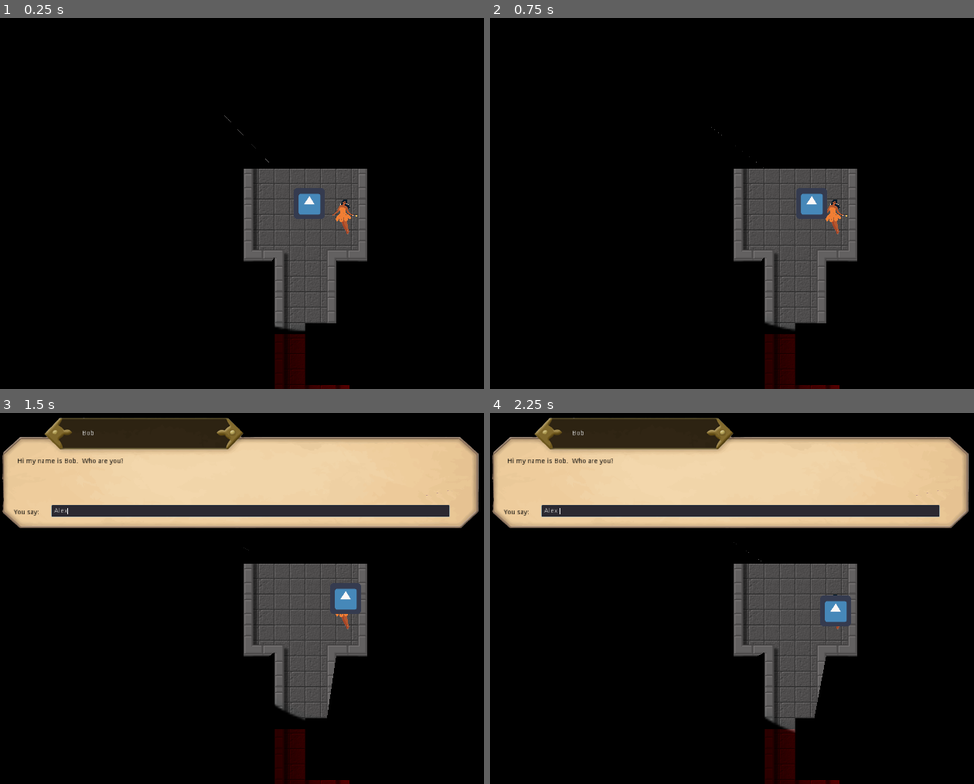
Above: before the commit, frames 1-4 (two rows, left to right).
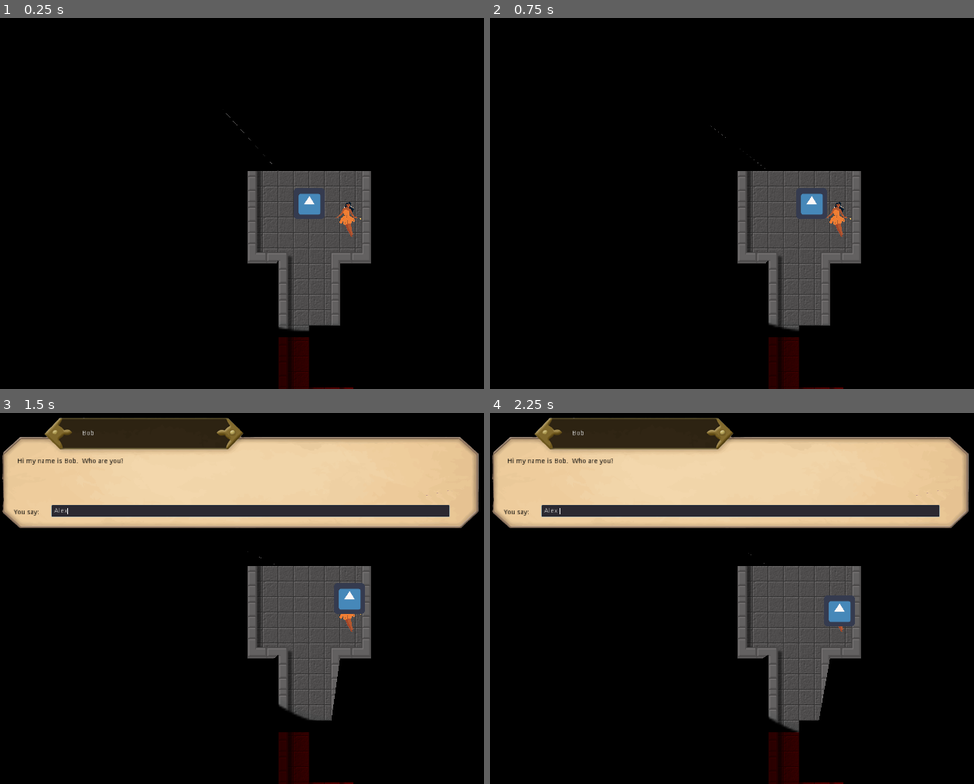
Above: after the commit, the same moments.

Repository: crpalmer/tile-game
Game: Godot game, scene res://Dungeon/Dungeon.tscn
Same seed, same stepped clock (60 frames per second), same inputs: the game is played once before the commit and once after it. The project has no main scene, so this scene is started directly. The engine's default icon, where the game draws it, is replaced by a stand-in: a white triangle on a blue panel in a dark square.
Inputs (mouse positions are in pixels of both pictures, inside the frame that each line leads up to):
- Up to frame 1 (0.25 s): no input
- Up to frame 2 (0.75 s): tap Enter at 0.5 s; hold Right (right) from 0.53 s (still down)
- Up to frame 3 (1.5 s): release Right (right) at 1.25 s; click (251, 509) at 1.27 s; type "Alex" at 1.35 s
- Up to frame 4 (2.25 s): tap Space at 2 s; hold Down (down) from 2.03 s (still down)

The runs differ from the first frame. In frame 1, 3.2% of the frame differs, in the area x 46-77%, y 25-100%; in frame 2, 3.1%; in frame 3, 3.1%; in frame 4, 3.2%, in the area x 50-77%, y 34-100%.

Commit message:
new-guy, TrackingArea and attempt to start a battle system

Diff:
--- a/Characters/BaseCharacter.gd
+++ b/Characters/BaseCharacter.gd
@@ -5,3 +5,36 @@
 var hp = 1
 var max_hp = 1
 var to_hit_ac10 = 12
+var damage_dice = { "n": 2, "d": 6, "plus":1 }
+var hostile = false
+
+func _ready():
+	randomize()
+
+func attack(who:BaseCharacter, node:Node2D):
+	if not who: return
+	who.hostile = true
+	var roll = roll_die(20)
+	var need = to_hit_ac10 + (10 - who.ac)
+	if roll == 20 or roll >= to_hit_ac10 + (10-who.ac):
+		var damage = roll_dice(damage_dice)
+		who.hp -= damage
+		print_debug("damage " + String(damage) + " roll " + String(roll))
+		if who.hp < 0:
+			print_debug("killed!")
+			node.queue_free()
+#			who.visible = false
+	else:
+		print_debug("miss " + String(roll) + " needed " + String(need))
+
+func roll(n:int, d:int, plus:int = 0):
+	var total = plus
+	for i in n:
+		total += randi()%d+1
+	return total
+
+func roll_die(d:int):
+	return roll(1, d, 0)
+
+func roll_dice(d:Dictionary):
+	return roll(d.n, d.d, d.plus)
--- a/Characters/GameState.gd
+++ b/Characters/GameState.gd
@@ -10,3 +10,14 @@
 		if not state.has(element_name): state[element_name] = null
 		return state[element_name]
 	else: return state
+
+func get_base_character(object_name:String):
+	return get(object_name, "base-character")
+
+func set_base_character(object_name:String, base:BaseCharacter):
+	get(object_name)["base-character"] = base
+
+func attack(from:Node2D, to:Node2D):
+	var f = get_base_character(from.name)
+	var t = get_base_character(to.name)
+	f.attack(t, to)
--- a/Characters/NPC/NPC.gd
+++ b/Characters/NPC/NPC.gd
@@ -6,10 +6,10 @@
 var base:BaseCharacter
 
 func _ready():
-	base = GameState.get(name, "base-character")
+	base = GameState.get_base_character(name)
 	if not base:
 		base = BaseCharacter.new()
-		GameState.get(name)["base-character"] = base
+		GameState.set_base_character(name, base)
 
 func set_speaker_name(name:String):
 	speaker_name = name
--- /dev/null
+++ b/Characters/NPC/NewGuy.gd
@@ -0,0 +1,21 @@
+extends NPC
+
+var last_was_name = false
+
+func _ready():
+	set_speaker_name("New Guy")
+	set_conversation_starter("Hello.  You found me!")
+
+func player_said(text):
+	var words = tokenize(text)
+	var was_name = false
+	if (last_was_name and words.size() == 1 and words[0] == "why") or ("new" in words and "guy" in words):
+		say("Yeah, it's a strange name.  My mother wasn't very creative...")
+	elif "name" in words:
+		say("I'm called " + speaker_name)
+		was_name = true
+	elif "who" in words and "are" in words and "you" in words:
+		say("Some guy sitting in the dungeon.")
+	else:
+		player_said_default(words)
+	last_was_name = was_name
--- /dev/null
+++ b/Characters/NPC/NewGuy.tscn
@@ -0,0 +1,22 @@
+[gd_scene load_steps=5 format=2]
+
+[ext_resource path="res://Characters/NPC/NPC.tscn" type="PackedScene" id=1]
+[ext_resource path="res://Characters/NPC/NewGuy.gd" type="Script" id=2]
+[ext_resource path="res://new-guy.png" type="Texture" id=3]
+
+[sub_resource type="CapsuleShape2D" id=1]
+radius = 17.0
+height = 74.0
+
+[node name="NewGuy" instance=ExtResource( 1 )]
+script = ExtResource( 2 )
+
+[node name="Conversation" parent="d" index="0"]
+visible = false
+
+[node name="Sprite" type="Sprite" parent="." index="1"]
+scale = Vector2( 0.1, 0.1 )
+texture = ExtResource( 3 )
+
+[node name="CollisionShape2D" type="CollisionShape2D" parent="." index="2"]
+shape = SubResource( 1 )
--- a/Characters/Player.gd
+++ b/Characters/Player.gd
@@ -4,8 +4,20 @@
 signal collided_with
 
 export var speed = 128
+var attack_available = true
+var base:BaseCharacter
+
+func _ready():
+	base = GameState.get_base_character(name)
+	if not base:
+		base = BaseCharacter.new()
+		GameState.set_base_character(name, base)
 
 func _process(delta):
+	process_movement(delta)
+	process_attack()
+
+func process_movement(delta):
 	var dir = Vector2(0, 0)
 	if Input.is_action_pressed("left"): dir.x -= 1
 	if Input.is_action_pressed("right"): dir.x += 1
@@ -15,3 +27,14 @@
 	var collision = move_and_collide(dir*speed*delta)
 	if collision:
 		emit_signal("collided_with", collision)
+
+func process_attack():
+	if attack_available and Input.is_action_pressed("attack"):
+		var who = $TrackingArea.who_is_in_area()
+		if who:
+			GameState.attack(self, who)
+			$AttackTimer.start()
+			attack_available = false
+
+func _on_AttackTimer_timeout():
+	attack_available = true
--- a/Characters/Player.tscn
+++ b/Characters/Player.tscn
@@ -1,8 +1,9 @@
-[gd_scene load_steps=5 format=2]
+[gd_scene load_steps=6 format=2]
 
 [ext_resource path="res://Characters/Player.gd" type="Script" id=1]
 [ext_resource path="res://icon.png" type="Texture" id=2]
 [ext_resource path="res://Dungeon/circle-128.png" type="Texture" id=3]
+[ext_resource path="res://Characters/TrackingArea.gd" type="Script" id=4]
 
 [sub_resource type="RectangleShape2D" id=1]
 extents = Vector2( 24.5, 25.5 )
@@ -25,8 +26,23 @@
 [node name="Sprite" type="Sprite" parent="."]
 texture = ExtResource( 2 )
 
+[node name="Player" type="Node2D" parent="."]
+
 [node name="CollisionShape2D" type="CollisionShape2D" parent="."]
 position = Vector2( -0.5, 0 )
 shape = SubResource( 1 )
 
-[node name="Player" type="Node2D" parent="."]
+[node name="AttackTimer" type="Timer" parent="."]
+
+[node name="TrackingArea" type="Area2D" parent="."]
+script = ExtResource( 4 )
+
+[node name="CollisionShape2D" type="CollisionShape2D" parent="TrackingArea"]
+position = Vector2( -0.5, 0 )
+shape = SubResource( 1 )
+
+[connection signal="timeout" from="AttackTimer" to="." method="_on_AttackTimer_timeout"]
+[connection signal="area_entered" from="TrackingArea" to="TrackingArea" method="_on_TrackingArea_area_entered"]
+[connection signal="area_exited" from="TrackingArea" to="TrackingArea" method="_on_TrackingArea_area_exited"]
+[connection signal="body_entered" from="TrackingArea" to="TrackingArea" method="_on_TrackingArea_body_entered"]
+[connection signal="body_exited" from="TrackingArea" to="TrackingArea" method="_on_TrackingArea_body_exited"]
--- /dev/null
+++ b/Characters/TrackingArea.gd
@@ -0,0 +1,27 @@
+extends Area2D
+class_name TrackingArea
+
+var in_area:Dictionary
+
+func who_is_in_area():
+	for who in in_area.keys():
+		if in_area[who]: return who
+	return null
+
+func _on_TrackingArea_body_entered(body):
+	record_area(body, true)
+
+func _on_TrackingArea_body_exited(body):
+	record_area(body, true)
+
+func _on_TrackingArea_area_entered(area):
+	record_area(area, true)
+
+func _on_TrackingArea_area_exited(area):
+	record_area(area, false)
+
+func record_area(who, what):
+	var parent = who.get_parent()
+	if who == self or who == get_parent() or who is TileMap: return
+	if who and who is PhysicsBody2D: record_area(parent, what)
+	else: in_area[who] = what
--- /dev/null
+++ b/Characters/TrackingArea.tscn
@@ -0,0 +1,9 @@
+[gd_scene load_steps=2 format=2]
+
+[ext_resource path="res://Characters/TrackingArea.gd" type="Script" id=1]
+
+[node name="TrackingArea" type="Area2D"]
+script = ExtResource( 1 )
+
+[connection signal="area_entered" from="." to="." method="_on_TrackingArea_area_entered"]
+[connection signal="area_exited" from="." to="." method="_on_TrackingArea_area_exited"]
--- a/Dungeon/Dungeon.tscn
+++ b/Dungeon/Dungeon.tscn
@@ -1,9 +1,10 @@
-[gd_scene load_steps=55 format=2]
+[gd_scene load_steps=56 format=2]
 
 [ext_resource path="res://Characters/Player.tscn" type="PackedScene" id=1]
 [ext_resource path="res://Dungeon/Dungeon.gd" type="Script" id=2]
 [ext_resource path="res://Characters/NPC/DungeonGreeter.tscn" type="PackedScene" id=3]
 [ext_resource path="res://Dungeon/Tileset.png" type="Texture" id=4]
+[ext_resource path="res://Characters/NPC/NewGuy.tscn" type="PackedScene" id=5]
 
 [sub_resource type="OccluderPolygon2D" id=45]
 polygon = PoolVector2Array( 0, 64, 64, 64, 64, 64, 0, 64, 0, 0, 0, 0 )
@@ -789,3 +790,7 @@
 [node name="DungeonGreeter" parent="." instance=ExtResource( 3 )]
 
 [node name="Player" parent="." instance=ExtResource( 1 )]
+position = Vector2( 0, 2 )
+
+[node name="NewGuy" parent="." instance=ExtResource( 5 )]
+position = Vector2( 266, 353 )
--- a/project.godot
+++ b/project.godot
@@ -23,11 +23,17 @@
 "class": "Player",
 "language": "GDScript",
 "path": "res://Characters/Player.gd"
+}, {
+"base": "Area2D",
+"class": "TrackingArea",
+"language": "GDScript",
+"path": "res://Characters/TrackingArea.gd"
 } ]
 _global_script_class_icons={
 "BaseCharacter": "",
 "NPC": "",
-"Player": ""
+"Player": "",
+"TrackingArea": ""
 }
 
 [application]
@@ -77,6 +83,11 @@
 , Object(InputEventJoypadMotion,"resource_local_to_scene":false,"resource_name":"","device":-1,"axis":1,"axis_value":1.0,"script":null)
  ]
 }
+attack={
+"deadzone": 0.5,
+"events": [ Object(InputEventJoypadButton,"resource_local_to_scene":false,"resource_name":"","device":-1,"button_index":0,"pressure":0.0,"pressed":false,"script":null)
+ ]
+}
 
 [physics]
 
Binary file added: new-guy.png
Not shown, added: new-guy.png.import
